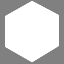
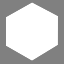
Before/after of a 64 x 64 layered artwork. What changed in the layer stack:
renamed "GFig" to "Layer #18", showed it, painted on it over 5, 1, 59, 62
hid "Layer #16", painted on it over 5, 1, 59, 63
hid "Layer #17", moved it above "Layer #14" over 5, 1, 59, 63
